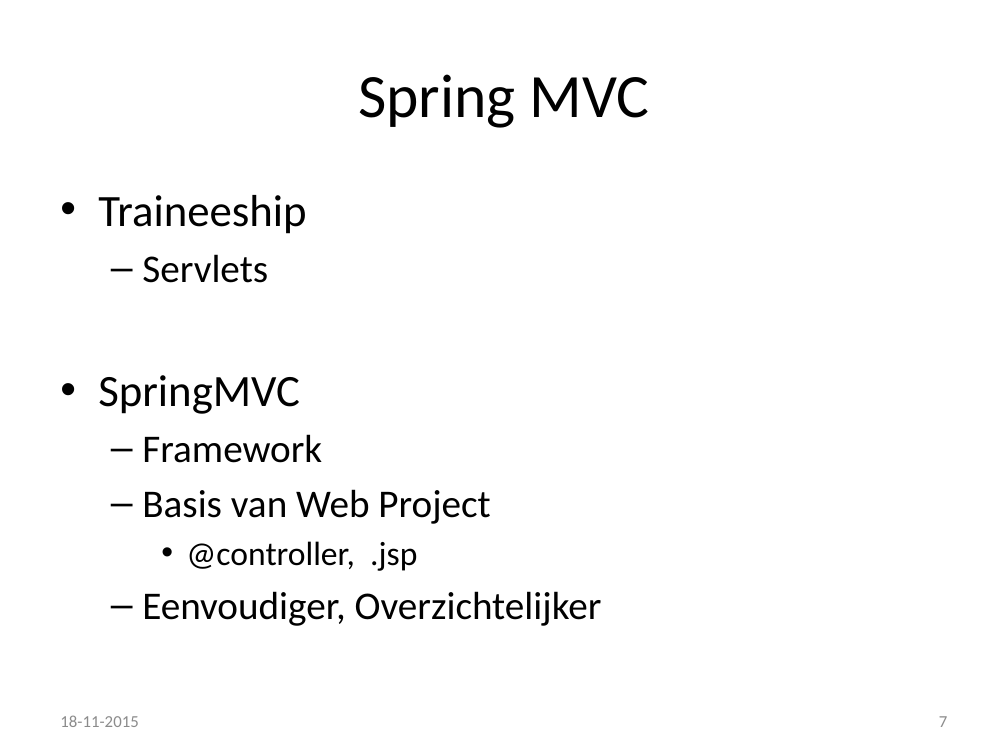
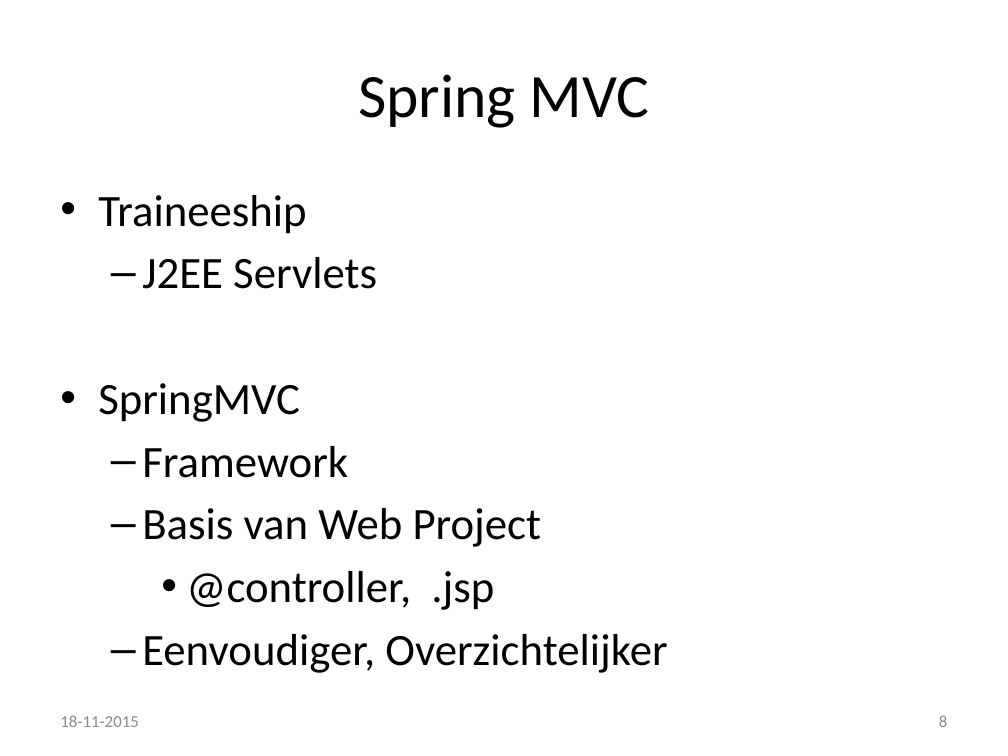
Before and after one commit to kevinrijs/ZeeSlagOnline, a slide deck: slide 8 of ZeeslagPresentatie2.pptx (slide 7 before the commit). Drawn at 1008x756 pixels with LibreOffice and Linux fonts; fonts in the diff are those of the drawing. Boxes give left, top, right and bottom in pixels: in the first picture for what was removed or moved away, otherwise in the second. Text is boxed around its words. In the diff, an @@ line names an element or a change of style, - is before the commit and + after.

```diff
--- a/ZeeslagPresentatie2.pptx
+++ b/ZeeslagPresentatie2.pptx
@@ text at (142, 257, 377, 289): text changed; size 28 to 32 pt @@
-  – Servlets
+  – J2EE Servlets
@@ text at (142, 446, 667, 673): size 28 to 32 pt in "Framework", "Basis van Web Project", "Eenvoudiger, Overzichtelijker"; size 24 to 32 pt in "@controller, .jsp"; more space between paragraphs @@
@@ page number at (939, 715, 947, 727): text changed @@
-7
+8
```
Also in this commit, not shown: 10 other slides changed, 2 other files.
